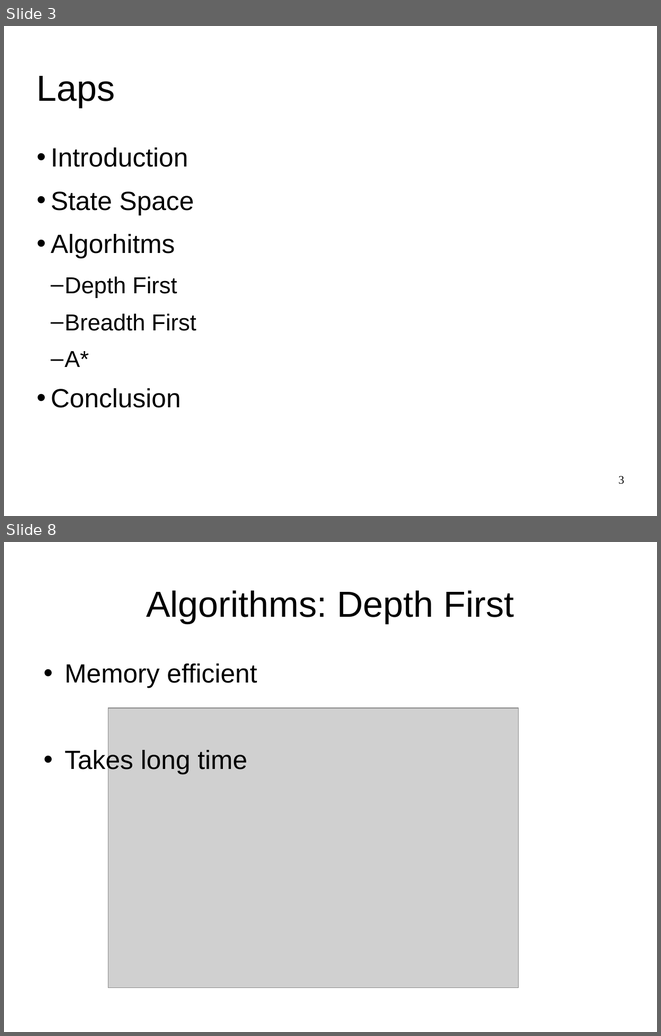
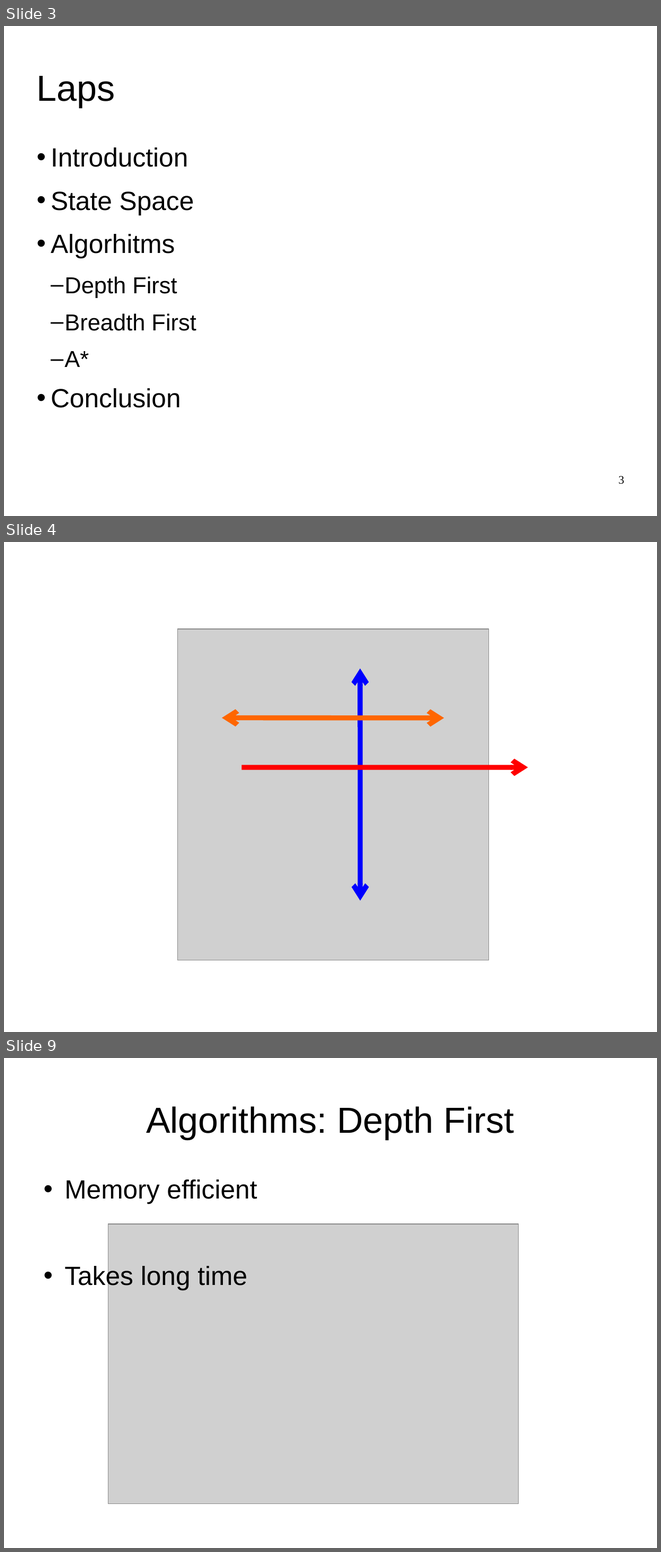
Before and after one commit to SjoerdvanderHeijden/Formule-i, a slide deck: PresRushHour4.ppt. Shown one above the other, each under a label of ours: slides 3 and 8 before the commit, slides 3, 4 and 9 after it; the slides between them are not shown. The pictures are 661x1036 and 661x1552 pixels, drawn with LibreOffice and Linux fonts; fonts in the diff are those of the drawing; grey boxes stand for pictures. Boxes give left, top, right and bottom in pixels: in the first picture for what was removed or moved away, otherwise in the second. Text is boxed around its words. In the diff, an @@ line names an element or a change of style, - is before the commit and + after.

```diff
--- a/PresRushHour4.ppt
+++ b/PresRushHour4.ppt
@@ slide 4 added at (x1=4, y1=542, x2=657, y2=1032), background #FFFFFF @@
@@ picture added at (x1=178, y1=629, x2=489, y2=960) @@
@@ double arrow added from (360, 668) to (360, 900), #0000FF 6.01 pt @@
@@ double arrow added from (444, 718) to (222, 718), #FF6600 6.01 pt @@
@@ arrow added from (241, 767) to (528, 767), #FF0000 6.01 pt @@
@@ what was slide 8 is now slide 9 @@
```
Also in this commit, not shown: 4 other slides added, 4 slides removed, 3 other files.
